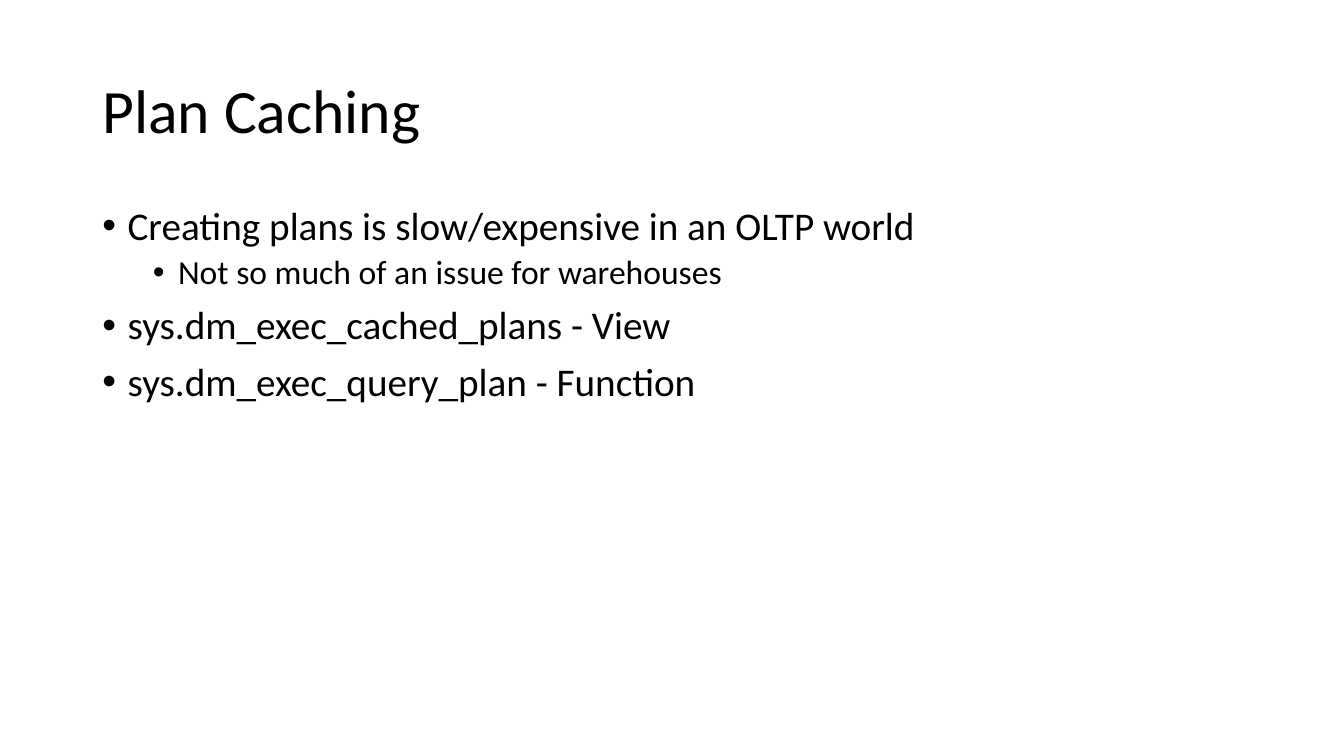
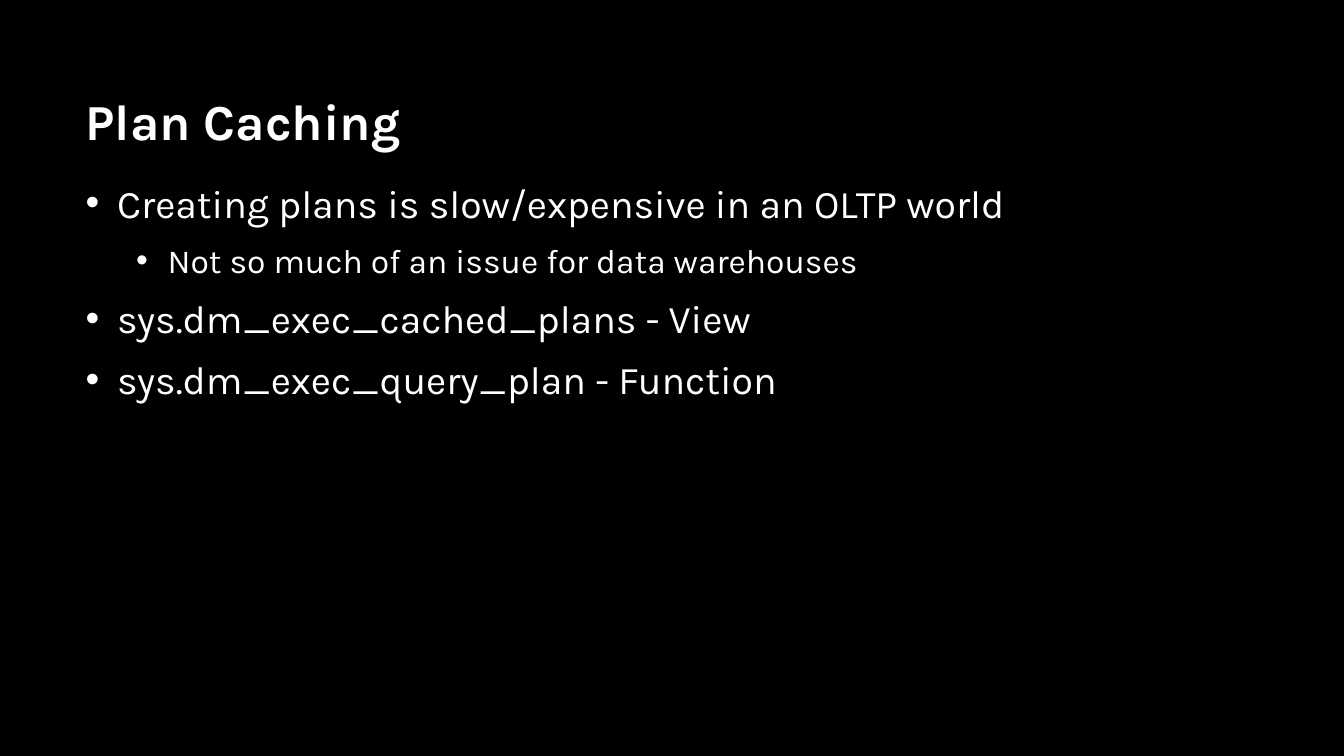
Before and after one commit to sabinio/SQLTraining, a slide deck: slide 19 of Slides/3. Query Execution.pptx (slide 17 before the commit). Drawn at 1344x756 pixels with LibreOffice and Linux fonts; fonts in the diff are those of the drawing; background and template pictures are left out. Boxes give left, top, right and bottom in pixels: in the first picture for what was removed or moved away, otherwise in the second. Text is boxed around its words. In the diff, an @@ line names an element or a change of style, - is before the commit and + after.

```diff
--- a/Slides/3. Query Execution.pptx
+++ b/Slides/3. Query Execution.pptx
@@ background #FFFFFF to picture (left out) @@
@@ title "Plan Caching": place and size @@
-title "Plan Caching" at (102,90,420,144)
+title "Plan Caching" at (86,104,401,152)
@@ title "Plan Caching" at (86,104,401,152): size 44 to 36 pt, font Calibri to Karla, text colour #000000 to #FFFFFF, bold on; line spacing 0.9 to 1 @@
@@ text "Creating plans is slow/expensive in ...": place and size @@
-text "Creating plans is slow/expensive in ..." at (128,212,914,403)
+text "Creating plans is slow/expensive in ..." at (117,189,1004,404)
@@ text at (117,189,1004,404): font Calibri to Karla, text colour #000000 to #FFFFFF in "Creating plans is slow/expensive in an OLTP ...", "sys.dm_exec_cached_plans - View", "sys.dm_exec_query_plan - Function"; indent changed; line spacing 0.9 to 1 @@
@@ text at (168,250,858,274): text changed; font Calibri to Karla; text colour #000000 to #FFFFFF @@
-  • Not so much of an issue for warehouses
+  • Not so much of an issue for data warehouses
```
Also in this commit, not shown: 19 other slides changed, 14 slides added, 4 slides removed.
